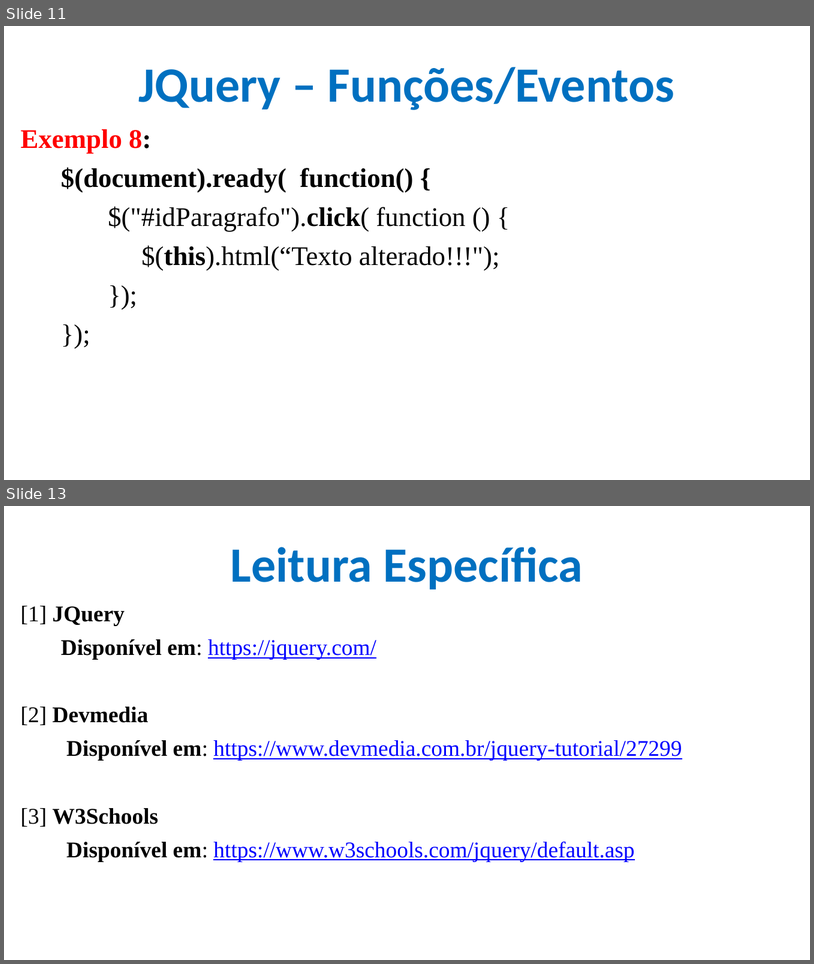
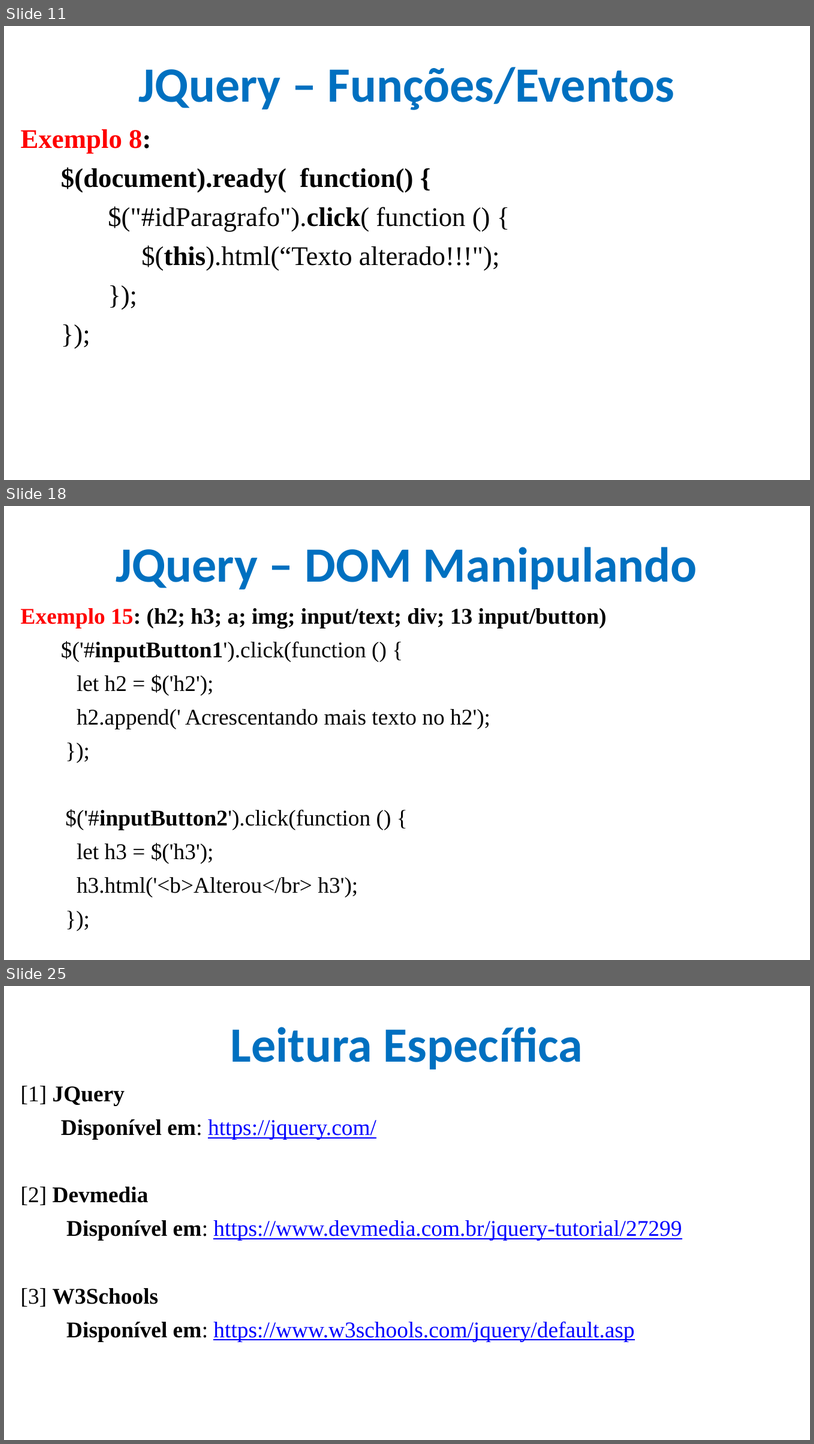
Before and after one commit to CloudEducationBrazil/WydenDesenvolvimentoWebPHP, a slide deck: 01 Classes/Aula 11 Desenvolvimento Web PHP - JQuery.pptx. Shown one above the other, each under a label of ours: slides 11 and 13 before the commit, slides 11, 18 and 25 after it; the slides between them are not shown. The pictures are 814x964 and 814x1444 pixels, drawn with LibreOffice and Linux fonts; fonts in the diff are those of the drawing; background and template pictures are left out. Boxes give left, top, right and bottom in pixels: in the first picture for what was removed or moved away, otherwise in the second. Text is boxed around its words. In the diff, an @@ line names an element or a change of style, - is before the commit and + after.

Commit message:
ppt JQuery

```diff
--- a/01 Classes/Aula 11 Desenvolvimento Web PHP - JQuery.pptx
+++ b/01 Classes/Aula 11 Desenvolvimento Web PHP - JQuery.pptx
@@ slide 18 added at (x1=4, y1=506, x2=810, y2=960), background picture (left out) @@
@@ title added at (x1=116, y1=547, x2=698, y2=589), 44 pt, text #0070C0, bold @@
+JQuery – DOM Manipulando
@@ text added at (x1=21, y1=608, x2=607, y2=897), 20 pt, text #000000 @@
+Exemplo 15: (h2; h3; a; img; input/text; div; 13 input/button)
+$('#inputButton1').click(function () {
+let h2 = $('h2');
+h2.append(' Acrescentando mais texto no h2');
+});
+$('#inputButton2').click(function () {
+let h3 = $('h3');
+h3.html('<b>Alterou</br> h3');
+});
@@ what was slide 13 is now slide 25 @@
```
Also in this commit, not shown: 2 slides changed, 11 other slides added, 7 other files.
